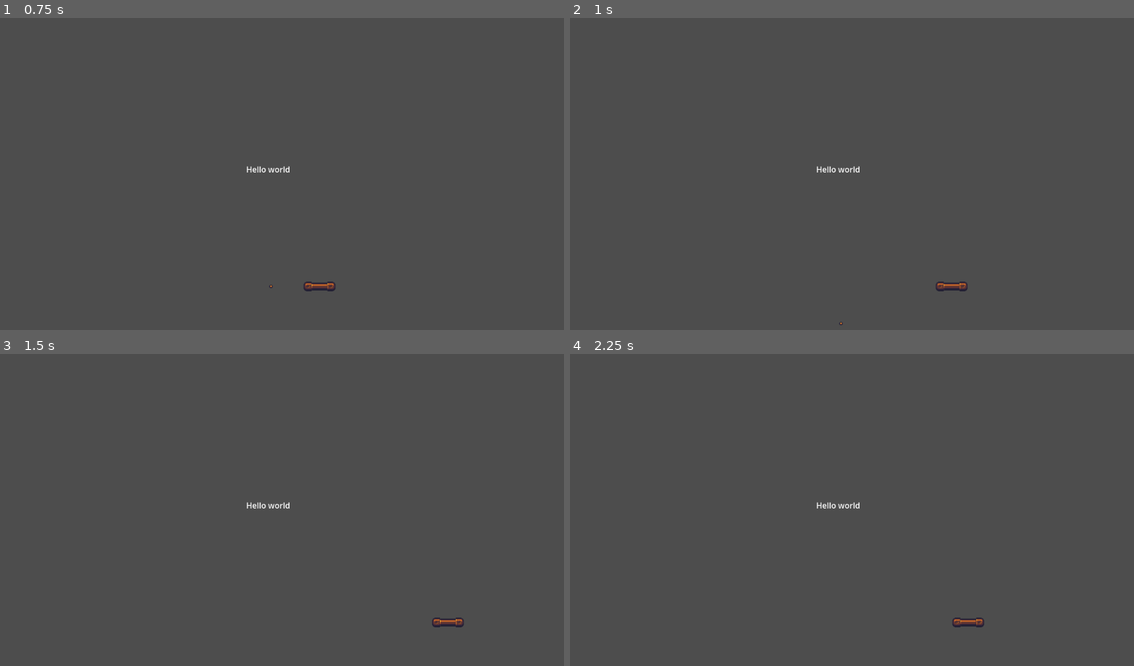
Above: before the commit, frames 1-4 (two rows, left to right).
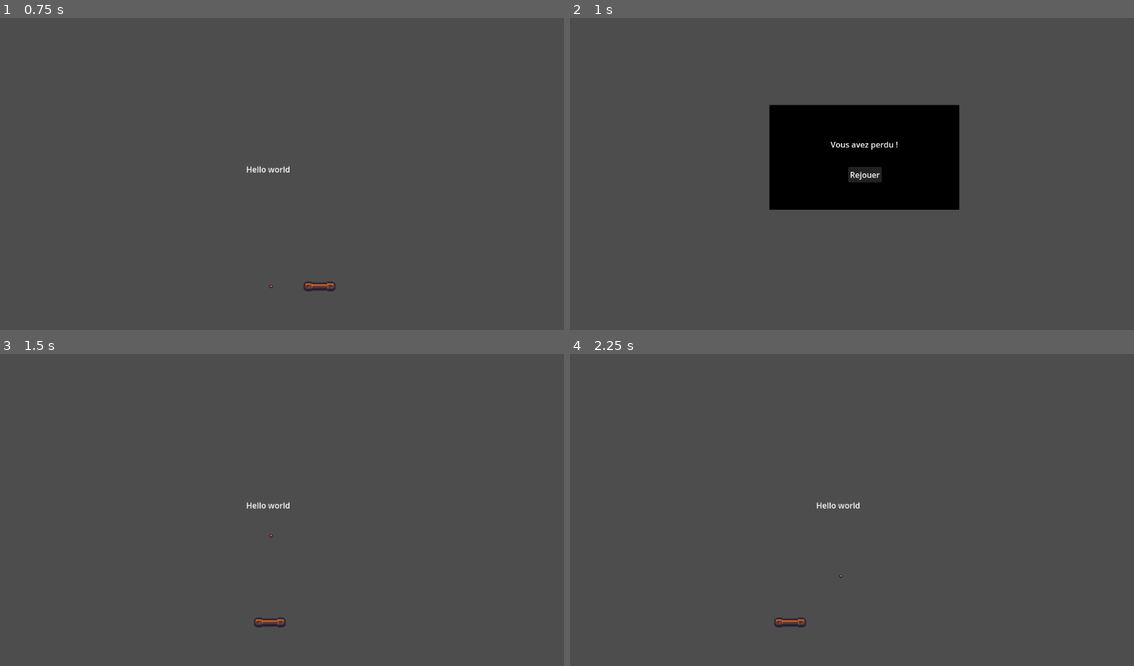
Above: after the commit, the same moments.

Repository: 34lks66/R5.A.06-Godot
Game: Godot game, scene res://casse-briques/main.tscn
Same seed, same stepped clock (60 frames per second), same inputs: the game is played once before the commit and once after it.
Inputs (mouse positions are in pixels of both pictures, inside the frame that each line leads up to):
- Up to frame 1 (0.75 s): tap Enter at 0.5 s; hold Right (p1_right) from 0.53 s (still down)
- Up to frame 2 (1 s): keep holding Right (p1_right)
- Up to frame 3 (1.5 s): release Right (p1_right) at 1.25 s; click (293, 510) at 1.25 s, where only the run after the commit has a clickable "Rejouer"
- Up to frame 4 (2.25 s): tap Space at 2 s; hold Left (p1_left) from 2.03 s (still down)

Frame 1 is identical in both runs. In frame 2, 11% of the frame differs, in the area x 35-71%, y 27-99%; in frame 3, 0.3%; in frame 4, 0.3%.

Commit message:
creation fosse

Diff:
--- a/tp-casse-briques/balle/balle.tscn
+++ b/tp-casse-briques/balle/balle.tscn
@@ -9,7 +9,7 @@
 [sub_resource type="CircleShape2D" id="CircleShape2D_eobpy"]
 radius = 9.055386
 
-[node name="Balle" type="RigidBody2D"]
+[node name="Balle" type="RigidBody2D" groups=["ball"]]
 physics_material_override = SubResource("PhysicsMaterial_eobpy")
 gravity_scale = 0.0
 
--- /dev/null
+++ b/tp-casse-briques/button.gd
@@ -0,0 +1,14 @@
+extends Button
+
+
+# Called when the node enters the scene tree for the first time.
+func _ready() -> void:
+	pass # Replace with function body.
+
+
+# Called every frame. 'delta' is the elapsed time since the previous frame.
+func _process(delta: float) -> void:
+	pass
+
+func _pressed():
+	get_tree().change_scene_to_file("res://casse-briques/main.tscn")
--- a/tp-casse-briques/casse-briques/main.tscn
+++ b/tp-casse-briques/casse-briques/main.tscn
@@ -1,9 +1,11 @@
-[gd_scene load_steps=5 format=3 uid="uid://myobk58tnr1q"]
+[gd_scene load_steps=7 format=3 uid="uid://myobk58tnr1q"]
 
 [ext_resource type="PackedScene" uid="uid://b8gdrejq8m5an" path="res://raquette/raquette.tscn" id="1_jdc37"]
 [ext_resource type="PackedScene" uid="uid://do72u7vjlw4mt" path="res://balle/balle.tscn" id="2_jdc37"]
 [ext_resource type="Script" uid="uid://mof0k722q28i" path="res://balle/balle.gd" id="3_1sqh6"]
 [ext_resource type="PackedScene" uid="uid://c0a1ihoeat7nq" path="res://mur/mur.tscn" id="4_ghjii"]
+[ext_resource type="PackedScene" uid="uid://c2sj5br7nbyv0" path="res://fosse/fosse.tscn" id="5_0eiif"]
+[ext_resource type="Script" uid="uid://dgyw6y8nhq2lg" path="res://fosse/fosse.gd" id="6_vaoxn"]
 
 [node name="Node2D" type="Node2D"]
 
@@ -22,3 +24,7 @@
 script = ExtResource("3_1sqh6")
 
 [node name="Mur" parent="." instance=ExtResource("4_ghjii")]
+
+[node name="Fosse" parent="." instance=ExtResource("5_0eiif")]
+position = Vector2(577, 638)
+script = ExtResource("6_vaoxn")
--- /dev/null
+++ b/tp-casse-briques/fosse/fosse.gd
@@ -0,0 +1,15 @@
+extends Area2D
+
+
+# Called when the node enters the scene tree for the first time.
+func _ready() -> void:
+	pass # Replace with function body.
+	connect("body_entered", _on_body_entered)
+
+# Called every frame. 'delta' is the elapsed time since the previous frame.
+func _process(delta: float) -> void:
+	pass
+
+func _on_body_entered(body):
+	if body.is_in_group("ball"):
+		get_tree().change_scene_to_file("res://perdu.tscn")
--- /dev/null
+++ b/tp-casse-briques/fosse/fosse.tscn
@@ -0,0 +1,9 @@
+[gd_scene load_steps=2 format=3 uid="uid://c2sj5br7nbyv0"]
+
+[sub_resource type="RectangleShape2D" id="RectangleShape2D_7hnwi"]
+size = Vector2(1180, 70)
+
+[node name="Fosse" type="Area2D"]
+
+[node name="CollisionShape2D" type="CollisionShape2D" parent="."]
+shape = SubResource("RectangleShape2D_7hnwi")
--- /dev/null
+++ b/tp-casse-briques/perdu.tscn
@@ -0,0 +1,36 @@
+[gd_scene load_steps=2 format=3 uid="uid://bmaib3vtq08ts"]
+
+[ext_resource type="Script" uid="uid://dqviqx5h8k0ns" path="res://button.gd" id="1_y1wl7"]
+
+[node name="Perdu" type="Control"]
+layout_mode = 3
+anchors_preset = 0
+offset_left = -21.0
+offset_top = -17.0
+offset_right = 19.0
+offset_bottom = 23.0
+
+[node name="ColorRect" type="ColorRect" parent="."]
+layout_mode = 0
+offset_left = 431.0
+offset_top = 204.0
+offset_right = 813.0
+offset_bottom = 415.0
+color = Color(0, 0, 0, 1)
+
+[node name="Label" type="Label" parent="."]
+layout_mode = 0
+offset_left = 554.0
+offset_top = 272.0
+offset_right = 694.0
+offset_bottom = 295.0
+text = "Vous avez perdu ! "
+
+[node name="Button" type="Button" parent="."]
+layout_mode = 0
+offset_left = 589.0
+offset_top = 329.0
+offset_right = 657.0
+offset_bottom = 360.0
+text = "Rejouer"
+script = ExtResource("1_y1wl7")
Not shown, added: tp-casse-briques/button.gd.uid
Not shown, added: tp-casse-briques/fosse/fosse.gd.uid
